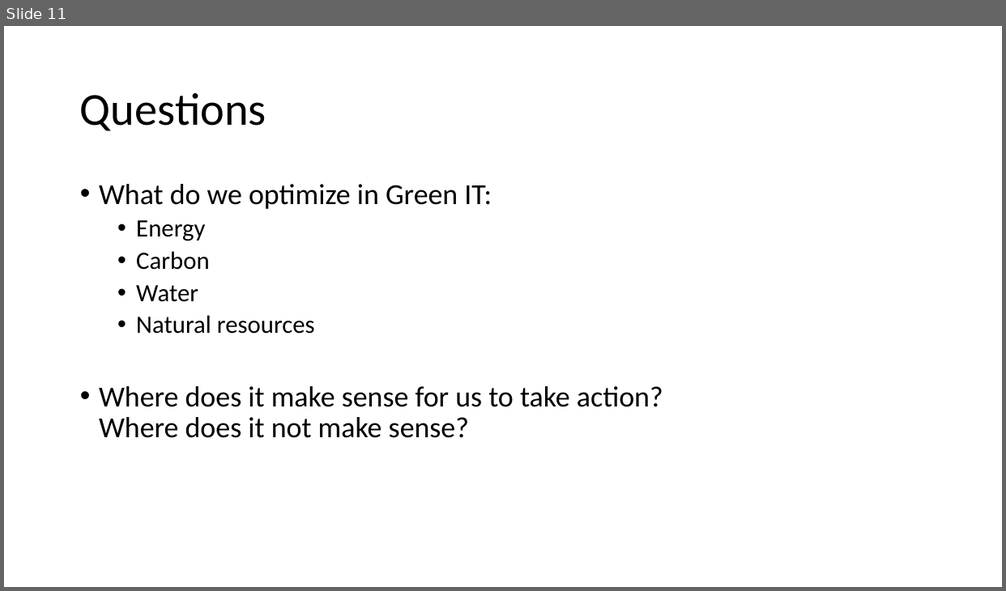
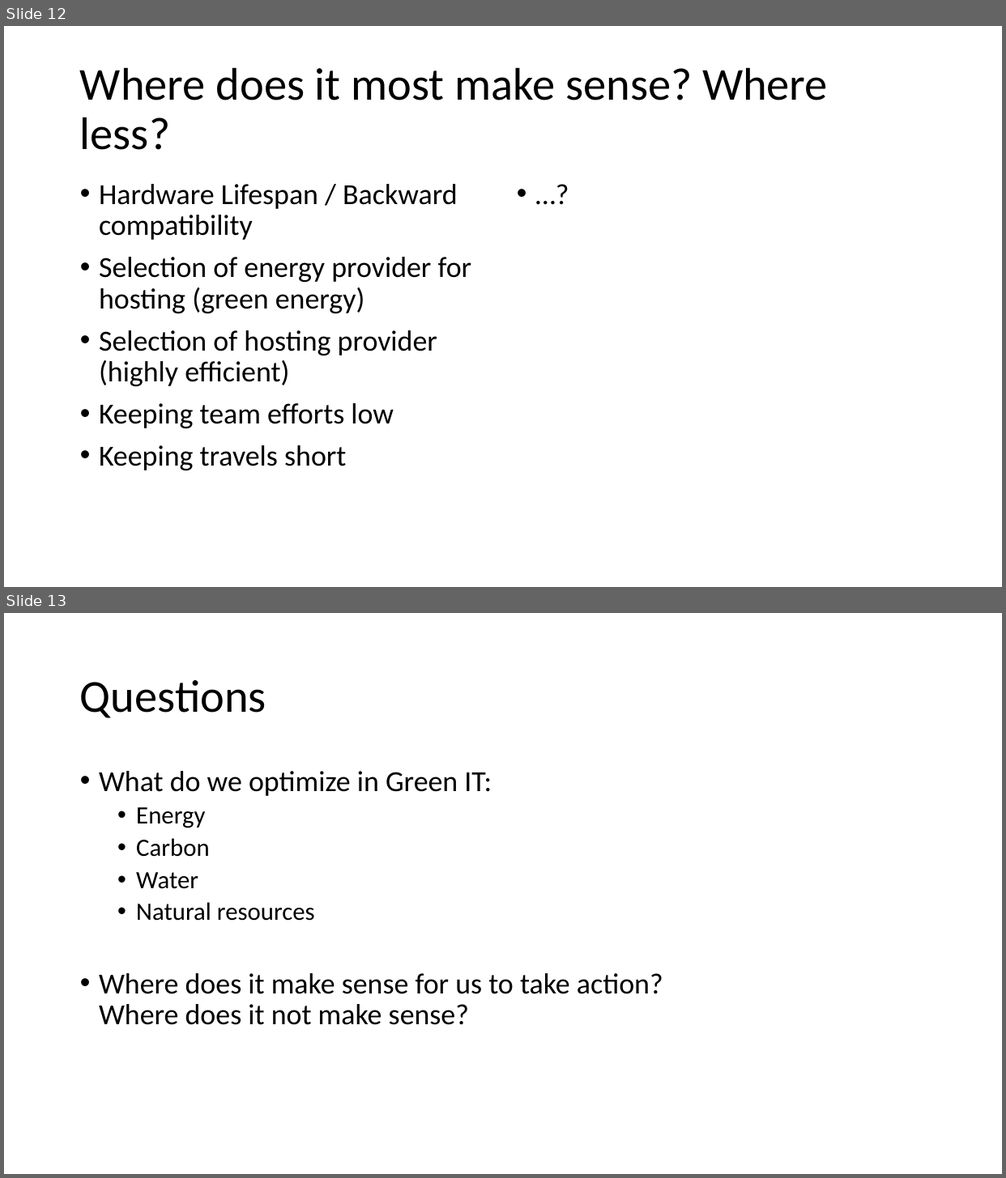
Before and after one commit to abeggchr/environmental-impact-estimator, a slide deck: talks/2023-11-23-zuehlke-architecture-day.pptx. Shown one above the other, each under a label of ours: slide 11 before the commit, slides 12 and 13 after it. The pictures are 1006x591 and 1006x1178 pixels, drawn with LibreOffice and Linux fonts; fonts in the diff are those of the drawing. Boxes give left, top, right and bottom in pixels: in the first picture for what was removed or moved away, otherwise in the second. Text is boxed around its words. In the diff, an @@ line names an element or a change of style, - is before the commit and + after.

```diff
--- a/talks/2023-11-23-zuehlke-architecture-day.pptx
+++ b/talks/2023-11-23-zuehlke-architecture-day.pptx
@@ slide 12 added at <box>4,26,1002,587</box>, background #FFFFFF @@
@@ title added at <box>80,67,828,150</box>, 44 pt, text #000000 @@
+Where does it most make sense? Where less?
@@ text added at <box>99,184,472,471</box>, 28 pt, text #000000 @@
+• Hardware Lifespan / Backward compatibility
+• Selection of energy provider for hosting (green energy)
+• Selection of hosting provider (highly efficient)
+• Keeping team efforts low
+• Keeping travels short
@@ text added at <box>509,176,934,532</box>, 28 pt, text #000000 @@
+• …?
@@ what was slide 11 is now slide 13 @@
```
Also in this commit, not shown: 2 slides changed, 1 other slide added, 1 other file.
